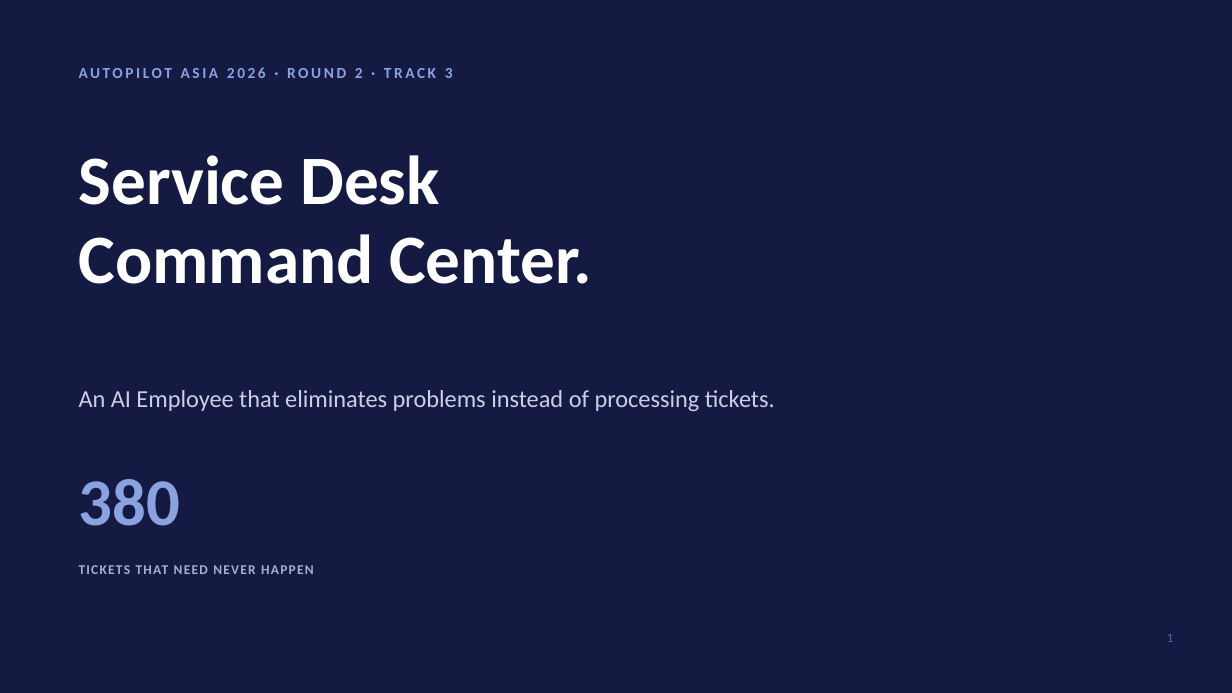
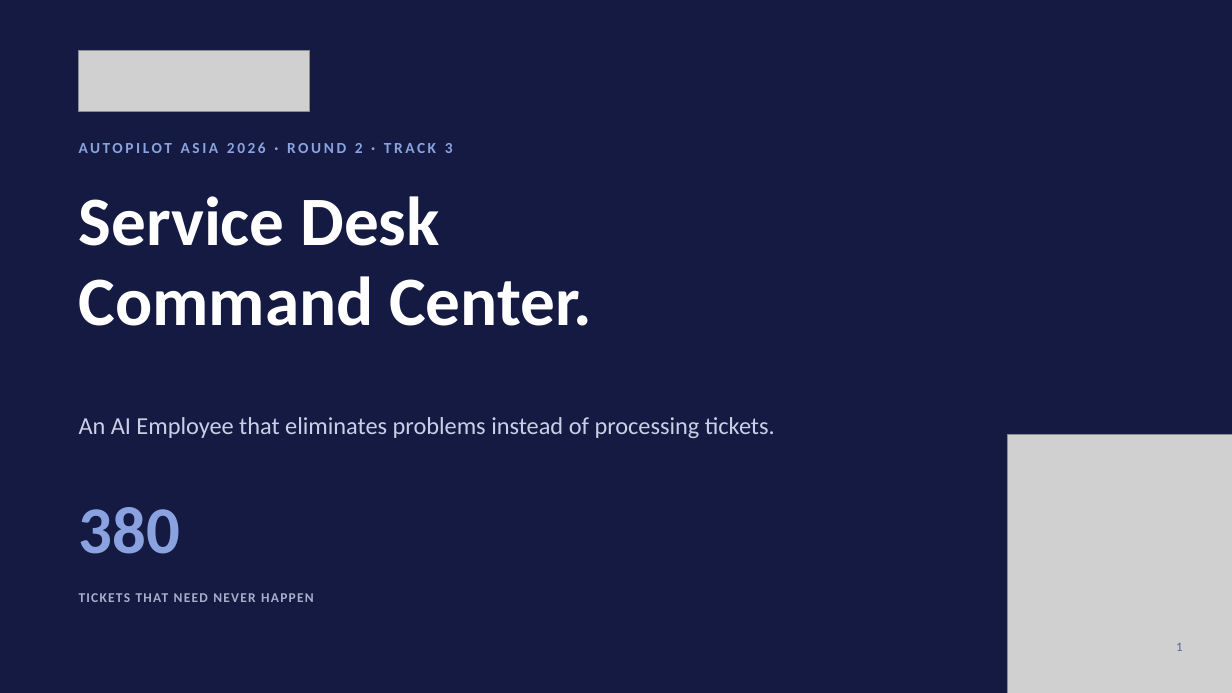
Before and after one commit to ZenBen5173/service-desk-command-center, a slide deck: slide 1 of docs/Service-Desk-Command-Center.pptx. Drawn at 1232x693 pixels with LibreOffice and Linux fonts; fonts in the diff are those of the drawing; grey boxes stand for pictures. Boxes give left, top, right and bottom in pixels: in the first picture for what was removed or moved away, otherwise in the second. Text is boxed around its words. In the diff, an @@ line names an element or a change of style, - is before the commit and + after.

```diff
--- a/docs/Service-Desk-Command-Center.pptx
+++ b/docs/Service-Desk-Command-Center.pptx
@@ picture added at (79, 51, 310, 112) @@
@@ text "AUTOPILOT ASIA 2026 · ROUND ...": place and size @@
-text "AUTOPILOT ASIA 2026 · ROUND ..." at (79, 67, 453, 78)
+text "AUTOPILOT ASIA 2026 · ROUND ..." at (79, 142, 453, 153)
@@ text "Service Desk": place and size @@
-text "Service Desk" at (79, 155, 592, 284)
+text "Service Desk" at (79, 196, 592, 326)
@@ text "An AI Employee that eliminates ...": place and size @@
-text "An AI Employee that eliminates ..." at (79, 390, 775, 411)
+text "An AI Employee that eliminates ..." at (79, 417, 775, 438)
@@ picture added at (1007, 434, 1232, 693) @@
@@ text "380": place and size @@
-text "380" at (79, 479, 180, 526)
+text "380" at (79, 507, 180, 554)
@@ text "TICKETS THAT NEED NEVER HAPPEN": place and size @@
-text "TICKETS THAT NEED NEVER HAPPEN" at (79, 565, 313, 574)
+text "TICKETS THAT NEED NEVER HAPPEN" at (79, 593, 313, 602)
@@ text "1": place and size @@
-text "1" at (1167, 634, 1173, 642)
+text "1" at (1176, 643, 1182, 651)
```
Also in this commit, not shown: 9 other slides changed, 1 slide added, 1 slide removed, 1 other file.
